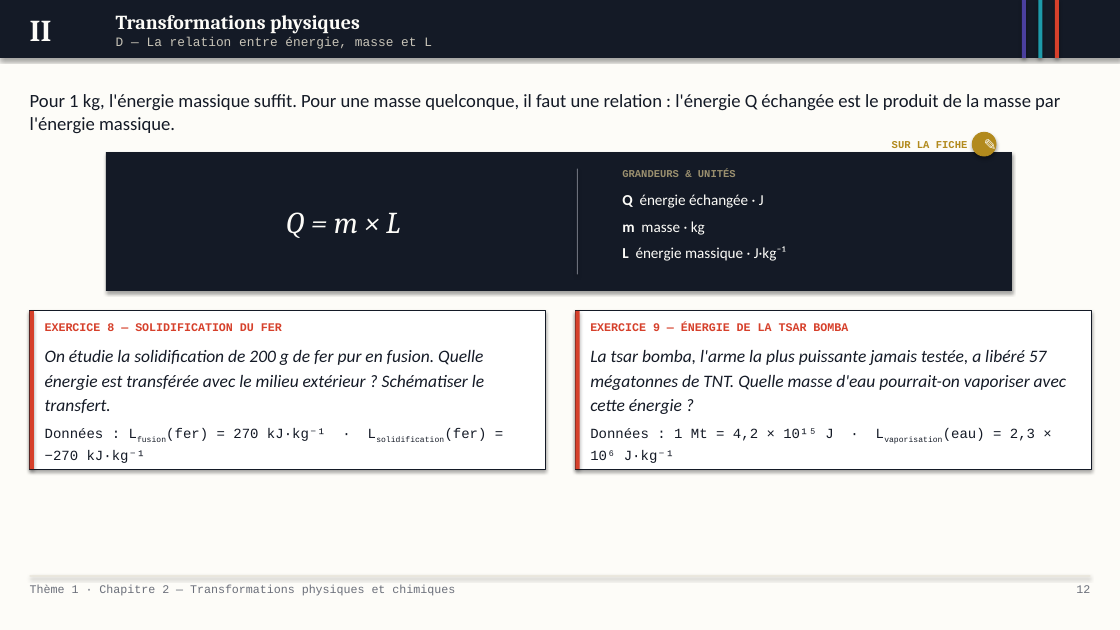
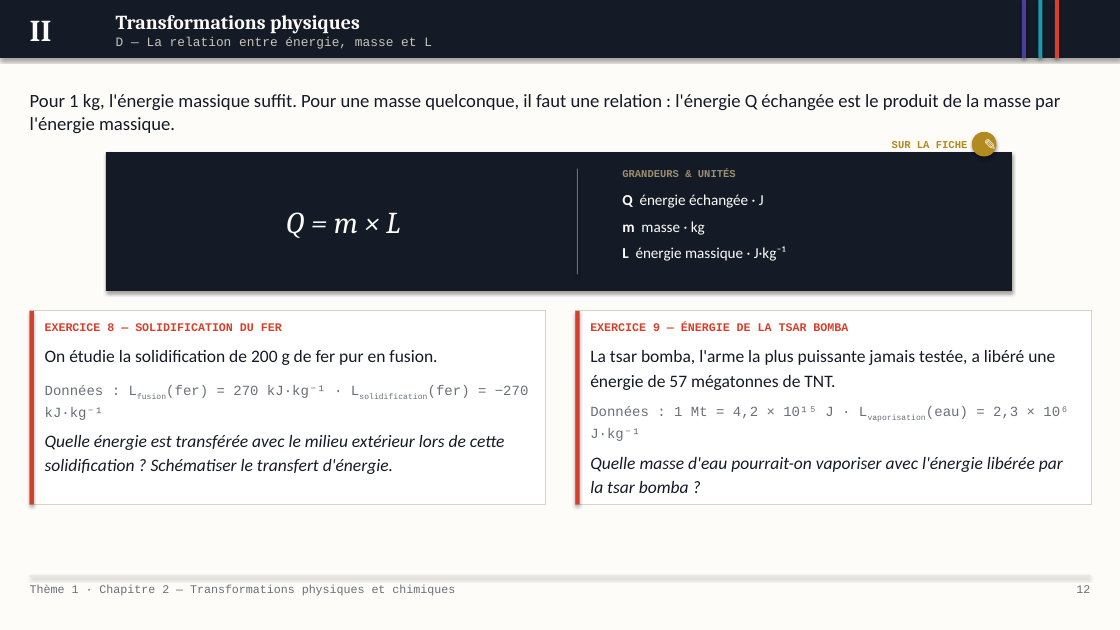
Before and after one commit to MVanHoorde/Site-Web-Portfolio, a slide deck: slide 12 of assets/pptx/pc/diaporama-2nde-t1c2.pptx. Drawn at 1120x630 pixels with LibreOffice and Linux fonts; fonts in the diff are those of the drawing. Boxes give left, top, right and bottom in pixels: in the first picture for what was removed or moved away, otherwise in the second. Text is boxed around its words. In the diff, an @@ line names an element or a change of style, - is before the commit and + after.

```diff
--- a/assets/pptx/pc/diaporama-2nde-t1c2.pptx
+++ b/assets/pptx/pc/diaporama-2nde-t1c2.pptx
@@ rectangle resized from (x1=29, y1=311, x2=34, y2=470) to (x1=29, y1=311, x2=34, y2=504) @@
@@ rectangle resized from (x1=29, y1=311, x2=545, y2=470) to (x1=29, y1=311, x2=545, y2=504) @@
@@ rectangle at (x1=29, y1=311, x2=545, y2=504): outline #141A26 0.75 pt to #D8D3C4 0.75 pt; shadow off @@
@@ rectangle at (x1=576, y1=311, x2=1091, y2=504): outline #141A26 0.75 pt to #D8D3C4 0.75 pt; shadow off @@
@@ rectangle resized from (x1=576, y1=311, x2=580, y2=470) to (x1=576, y1=311, x2=580, y2=504) @@
@@ rectangle resized from (x1=576, y1=311, x2=1091, y2=470) to (x1=576, y1=311, x2=1091, y2=504) @@
@@ text at (x1=45, y1=350, x2=437, y2=365): text changed; italic off @@
-On étudie la solidification de 200 g de fer pur en fusion. Quelle énergie est transférée avec le milieu extérieur ? Schématiser le transfert.
-Données : Lfusion(fer) = 270 kJ·kg⁻¹ · Lsolidification(fer) = −270 kJ·kg⁻¹
+On étudie la solidification de 200 g de fer pur en fusion.
@@ text at (x1=590, y1=350, x2=1055, y2=390): text changed; italic off @@
-La tsar bomba, l'arme la plus puissante jamais testée, a libéré 57 mégatonnes de TNT. Quelle masse d'eau pourrait-on vaporiser avec cette énergie ?
-Données : 1 Mt = 4,2 × 10¹⁵ J · Lvaporisation(eau) = 2,3 × 10⁶ J·kg⁻¹
+La tsar bomba, l'arme la plus puissante jamais testée, a libéré une énergie de 57 mégatonnes de TNT.
@@ text added at (x1=45, y1=385, x2=529, y2=474), 15 pt, text #141A26, italic @@
+Données : Lfusion(fer) = 270 kJ·kg⁻¹ · Lsolidification(fer) = −270 kJ·kg⁻¹
+Quelle énergie est transférée avec le milieu extérieur lors de cette solidification ? Schématiser le transfert d'énergie.
@@ text added at (x1=590, y1=406, x2=1068, y2=493), 15 pt, text #141A26, italic @@
+Données : 1 Mt = 4,2 × 10¹⁵ J · Lvaporisation(eau) = 2,3 × 10⁶ J·kg⁻¹
+Quelle masse d'eau pourrait-on vaporiser avec l'énergie libérée par la tsar bomba ?
```
Also in this commit, not shown: 15 other slides changed, 13 other files.
